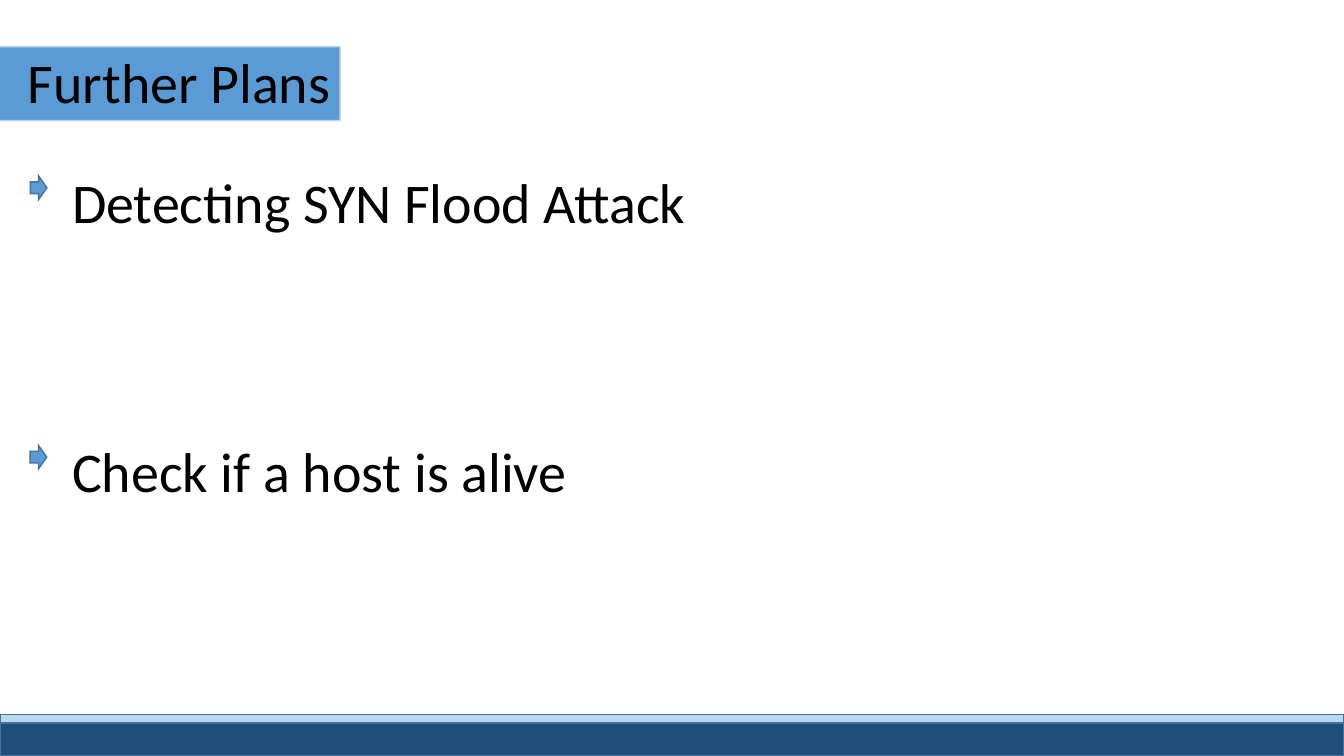
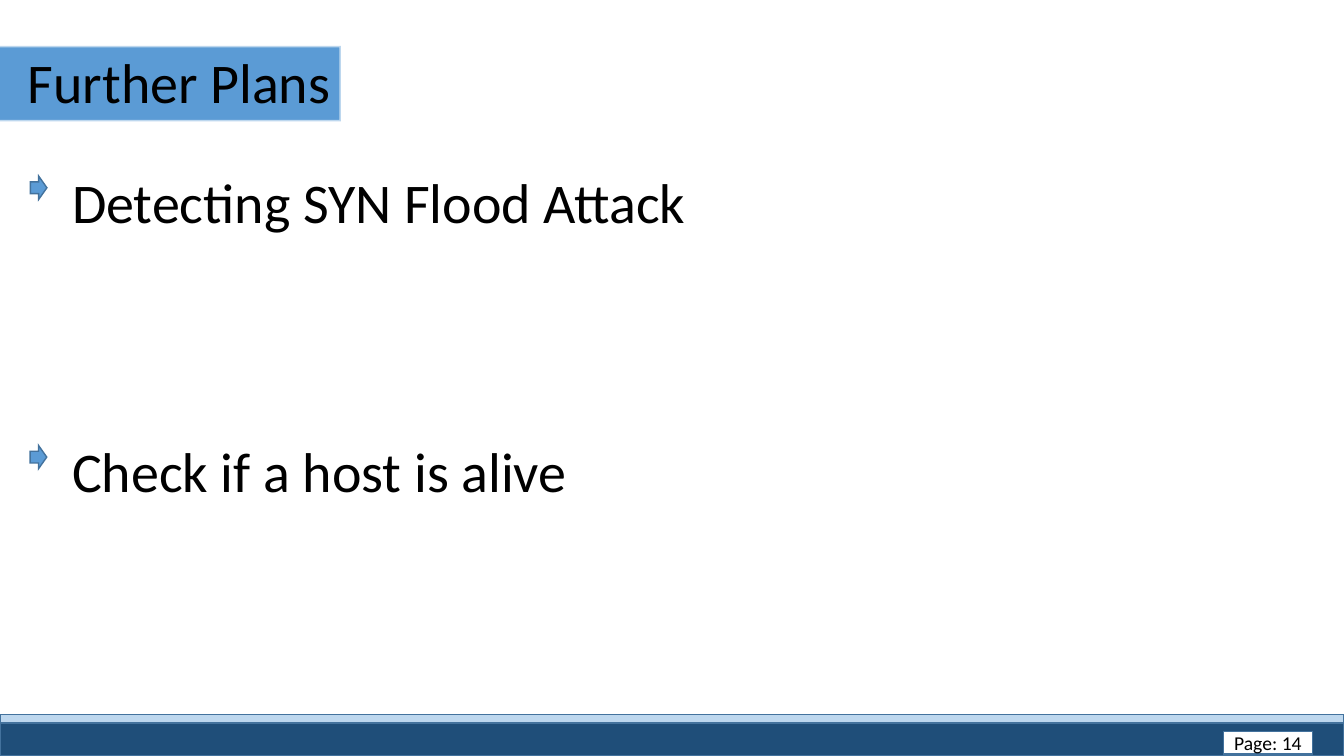
Before and after one commit to PromaChow/SPL_PROJECT, a slide deck: slide 14 of SPLmidPresentationFin.pptx. Drawn at 1344x756 pixels with LibreOffice and Linux fonts; fonts in the diff are those of the drawing. Boxes give left, top, right and bottom in pixels: in the first picture for what was removed or moved away, otherwise in the second. Text is boxed around its words. In the diff, an @@ line names an element or a change of style, - is before the commit and + after.

```diff
--- a/SPLmidPresentationFin.pptx
+++ b/SPLmidPresentationFin.pptx
@@ rectangle added at box(1224, 731, 1313, 754), fill #FFFFFF, outline #43739E 1 pt, 14 pt, text #000000 @@
+Page: 14
```
Also in this commit, not shown: 14 other slides changed, 1 slide added.
